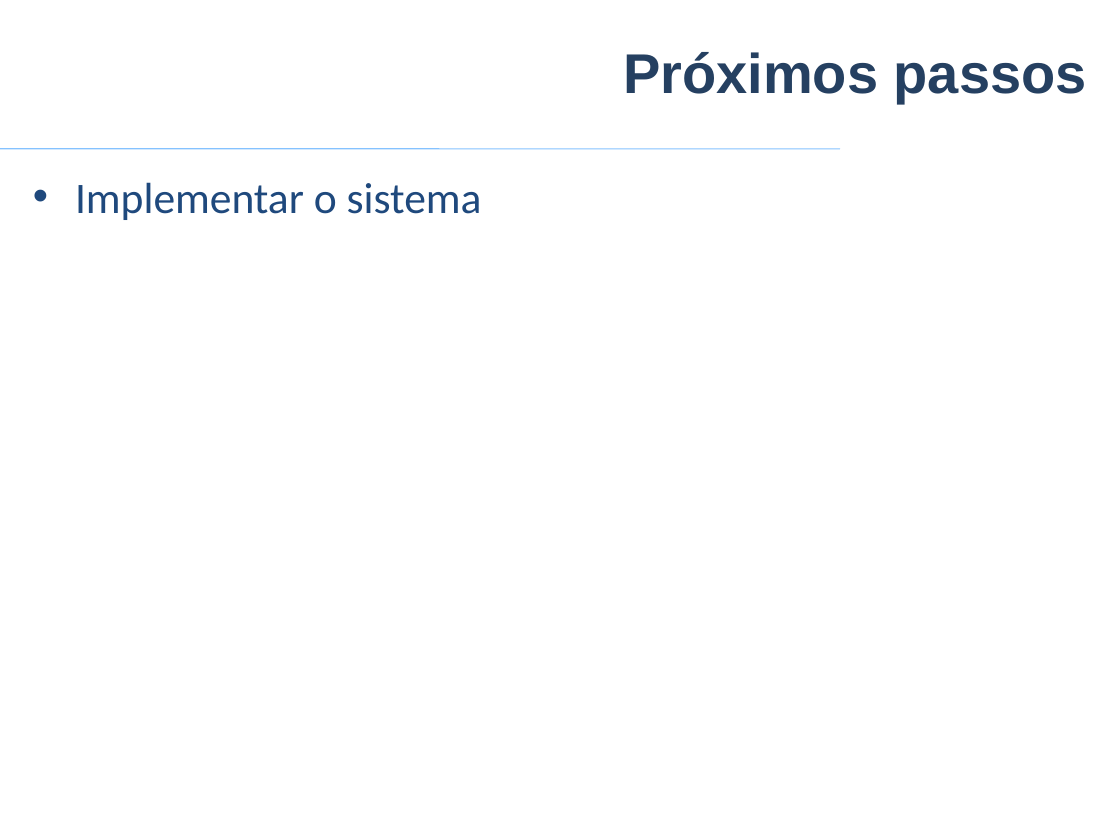
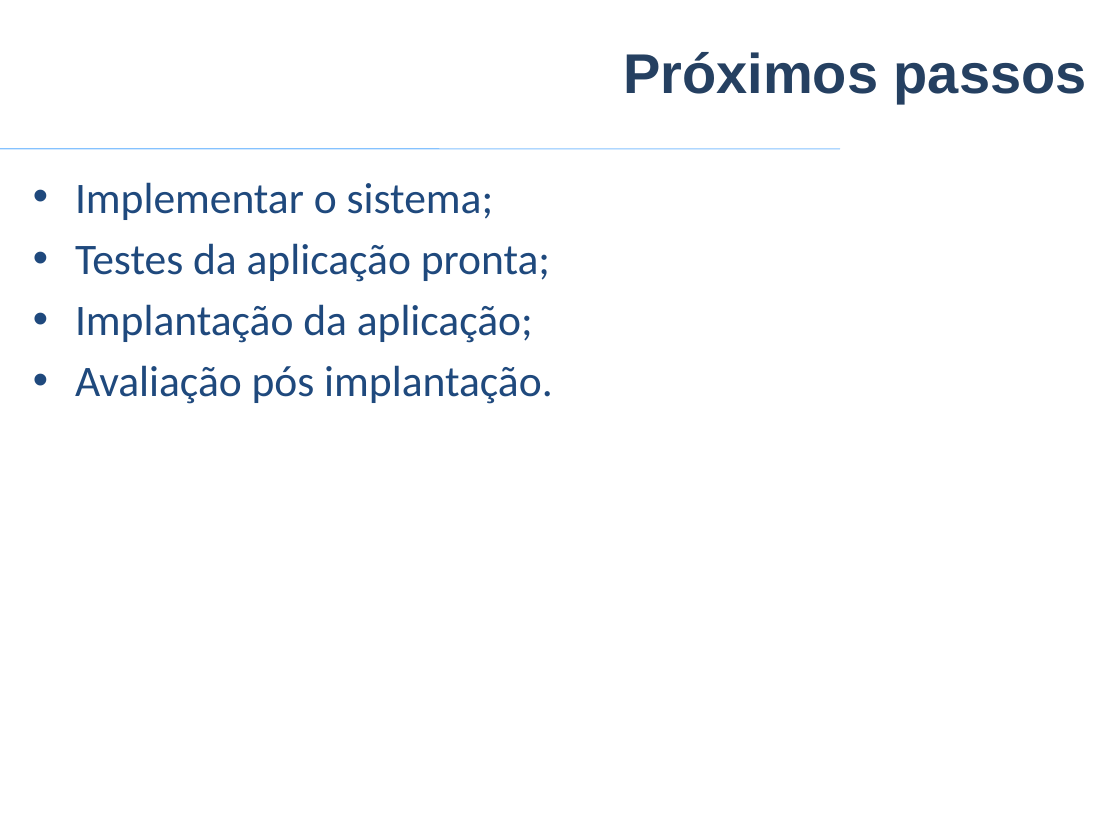
Before and after one commit to VagnerAlcantara/TCC, a slide deck: slide 41 of TCC/4º Encontro/2017-Apresentacao Psystem.pptx. Drawn at 1120x840 pixels with LibreOffice and Linux fonts; fonts in the diff are those of the drawing; background and template pictures are left out. Boxes give left, top, right and bottom in pixels: in the first picture for what was removed or moved away, otherwise in the second. Text is boxed around its words. In the diff, an @@ line names an element or a change of style, - is before the commit and + after.

```diff
--- a/TCC/4º Encontro/2017-Apresentacao Psystem.pptx
+++ b/TCC/4º Encontro/2017-Apresentacao Psystem.pptx
@@ text at (x1=75, y1=182, x2=552, y2=404): text changed @@
-• Implementar o sistema
+• Implementar o sistema;
+• Testes da aplicação pronta;
+• Implantação da aplicação;
+• Avaliação pós implantação.
```
Also in this commit, not shown: 1 other slide changed.
